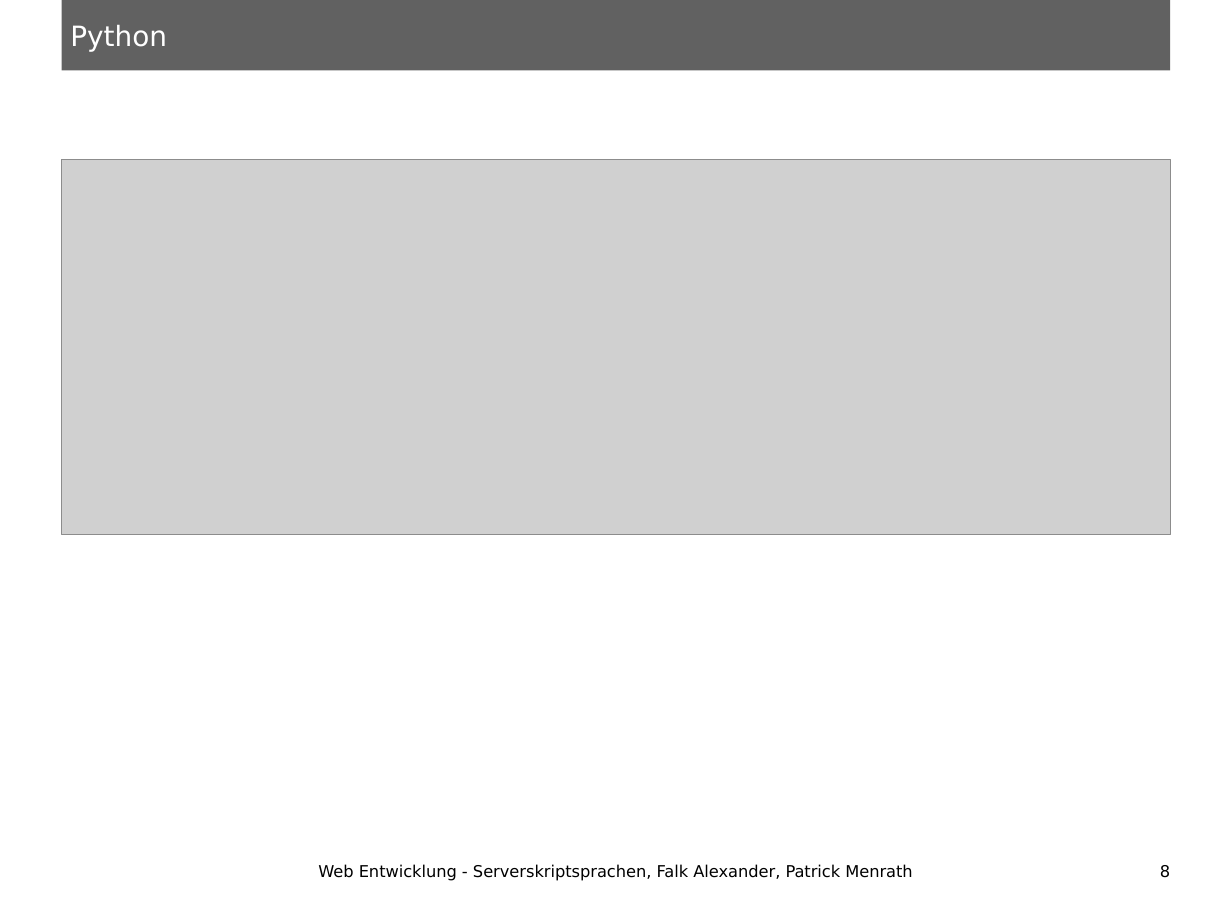
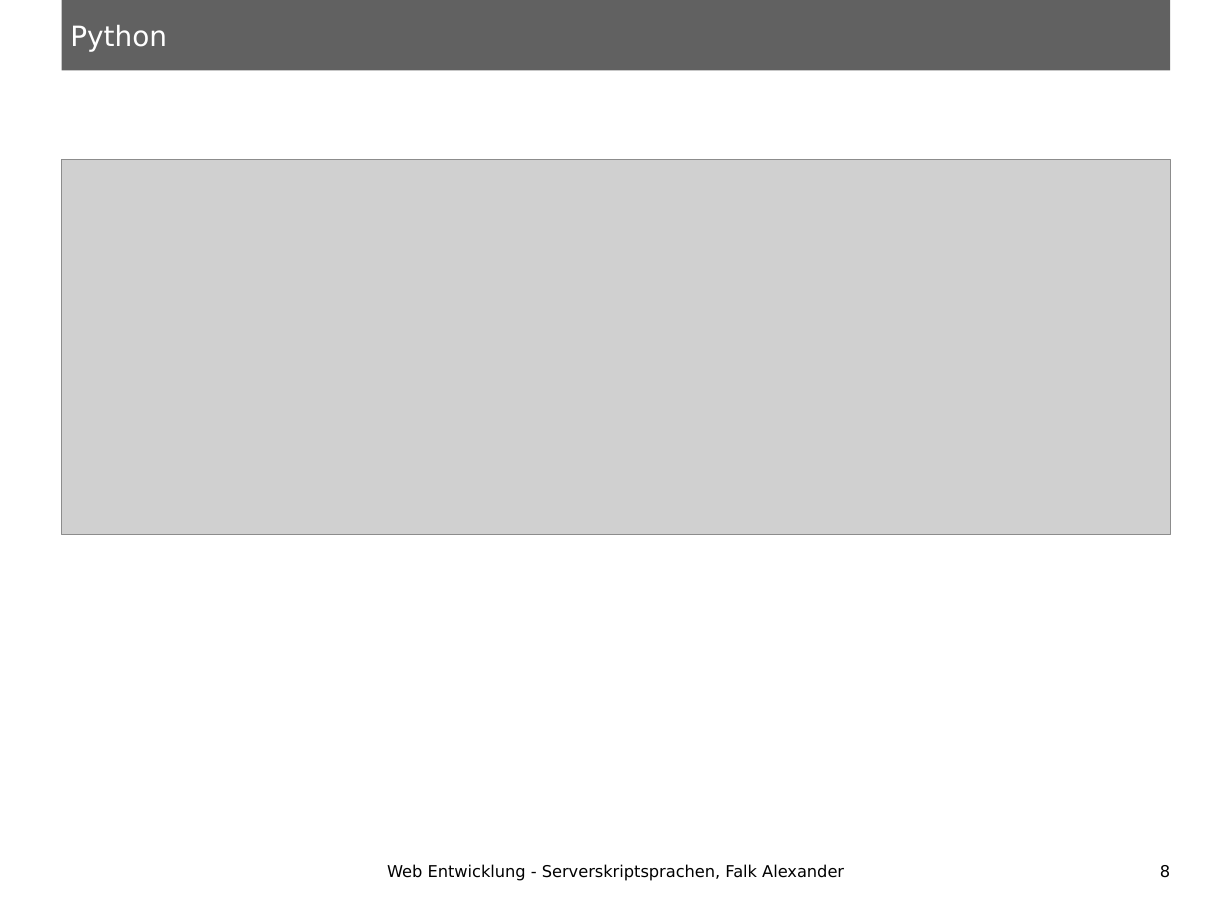
Before and after one commit to ungeziefer9488/HSA-SWS-SoSe13-Serverskriptsprachen, a slide deck: slide 8 of Vortrag.odp. Drawn at 1232x924 pixels with LibreOffice and Linux fonts; fonts in the diff are those of the drawing; grey boxes stand for pictures. Boxes give left, top, right and bottom in pixels: in the first picture for what was removed or moved away, otherwise in the second. Text is boxed around its words. In the diff, an @@ line names an element or a change of style, - is before the commit and + after.

```diff
--- a/Vortrag.odp
+++ b/Vortrag.odp
@@ text at <box>387,864,844,881</box>: text changed @@
-Web Entwicklung - Serverskriptsprachen, Falk Alexander, Patrick Menrath
+Web Entwicklung - Serverskriptsprachen, Falk Alexander
```
Also in this commit, not shown: 21 other slides changed, 2 slides added.
